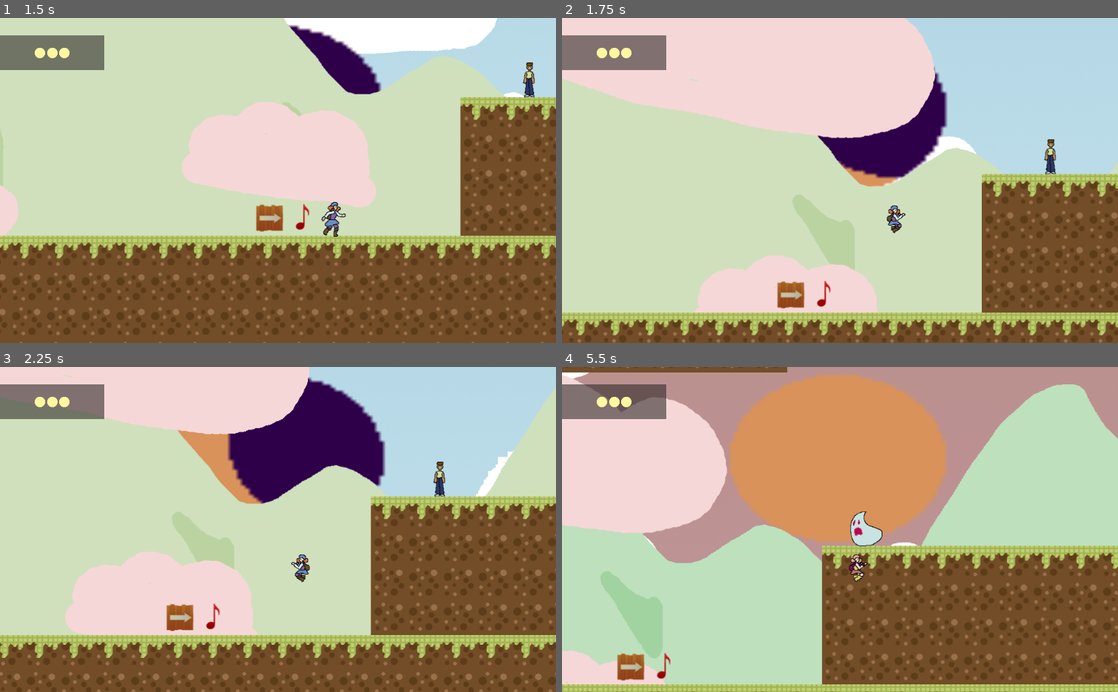
Above: before the commit, frames 1-4 (two rows, left to right).
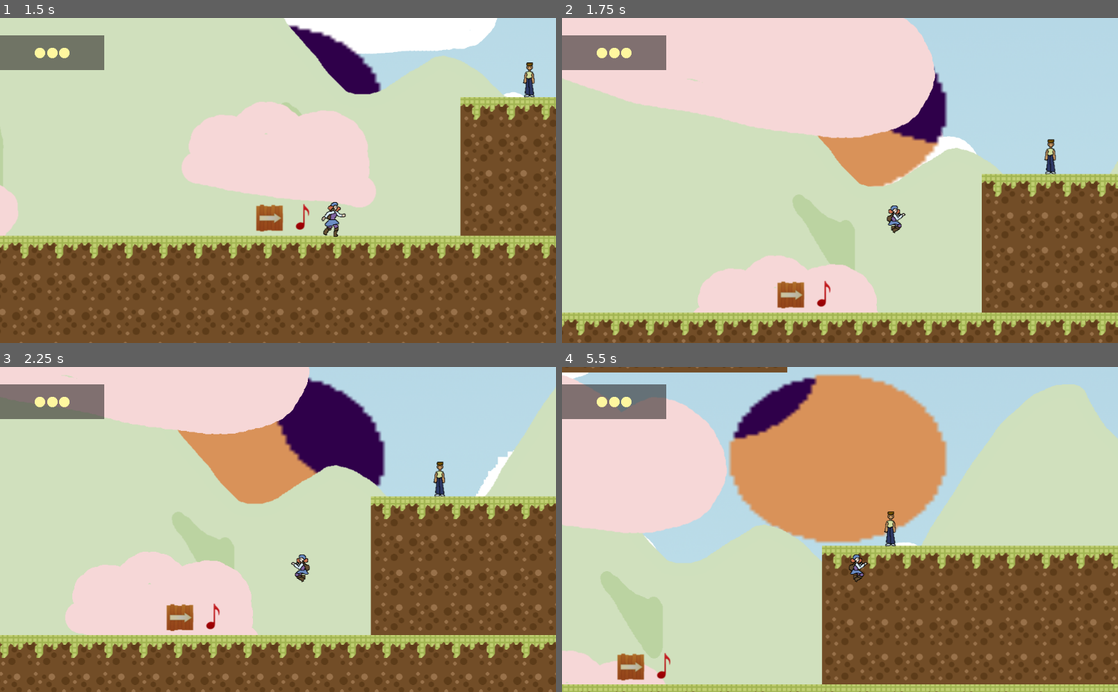
Above: after the commit, the same moments.

Repository: elros88/eclipta
Game: Godot game, scene res://levels/title.tscn
Same seed, same stepped clock (60 frames per second), same inputs: the game is played once before the commit and once after it.
Inputs:
- Up to frame 1 (1.5 s): hold Space (jump) 0.53-1.28 s; hold Right (right) from 0.53 s (still down); tap Tab (attack) at 1.35 s
- Up to frame 2 (1.75 s): keep holding Right (right); tap Space (jump) at 1.52, 1.55 s
- Up to frame 3 (2.25 s): tap Space (jump) at 1.82 s; release Right (right) at 2.03 s; hold Left (left) from 2.03 s (still down); hold Space (jump) from 2.03 s (still down); tap Z (green) at 2.1 s
- Up to frame 4 (5.5 s): release Left (left) at 2.78 s; release Space (jump) at 2.78 s; hold Right (right) 2.78-4.28 s; tap X (red) at 2.85 s; tap Space (jump) at 3.02, 3.05, 3.32, 4.35, 4.52, 4.82 s; hold Space (jump) 3.53-4.28 s; tap C (yellow) at 3.6 s; hold Left (left) 4.28-5.03 s; hold Right (right) from 5.03 s (still down); hold Space (jump) from 5.03 s (still down); tap Tab (attack) at 5.1 s

Frame 1 is identical in both runs. In frame 2, 2.1% of the frame differs, in the area x 45-68%, y 34-50%; in frame 3, 2.5%; in frame 4, 18%, in the area x 2-100%, y 0-90%.

Commit message:
exportando proyecto

Diff:
--- a/levels/level-1.gd
+++ b/levels/level-1.gd
@@ -11,7 +11,7 @@
 var audio_file = "res://resource/sound/Level I Loop.wav"
 
 func _ready():
-	$Timer.set_wait_time(4)
+	$Timer.set_wait_time(32)
 	$Timer.start()
 	$Messages/redattack.visible = false
 	$Messages/greenattack.visible = false
--- a/levels/level-1.tscn
+++ b/levels/level-1.tscn
@@ -169,7 +169,7 @@
 scale = Vector2( 7.5, 5.8125 )
 frames = SubResource( 29 )
 animation = "sun"
-frame = 6
+frame = 7
 playing = true
 
 [node name="Mountains" type="ParallaxLayer" parent="ParallaxBackground"]
Not shown, changed: bin/index.pck
